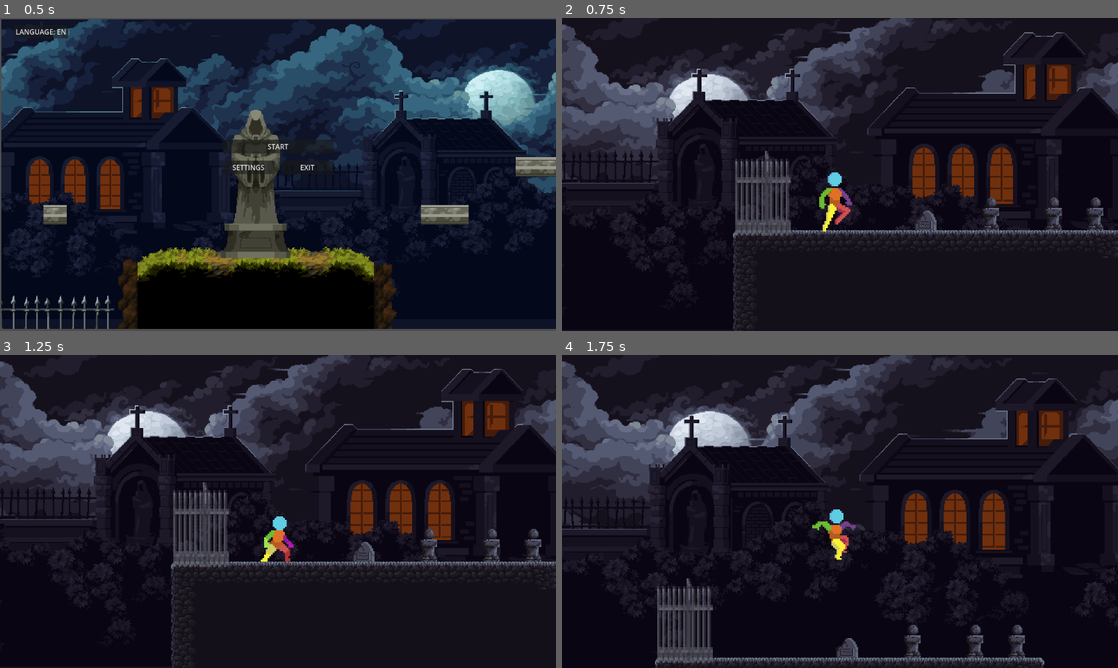
Above: before the commit, frames 1-4 (two rows, left to right).
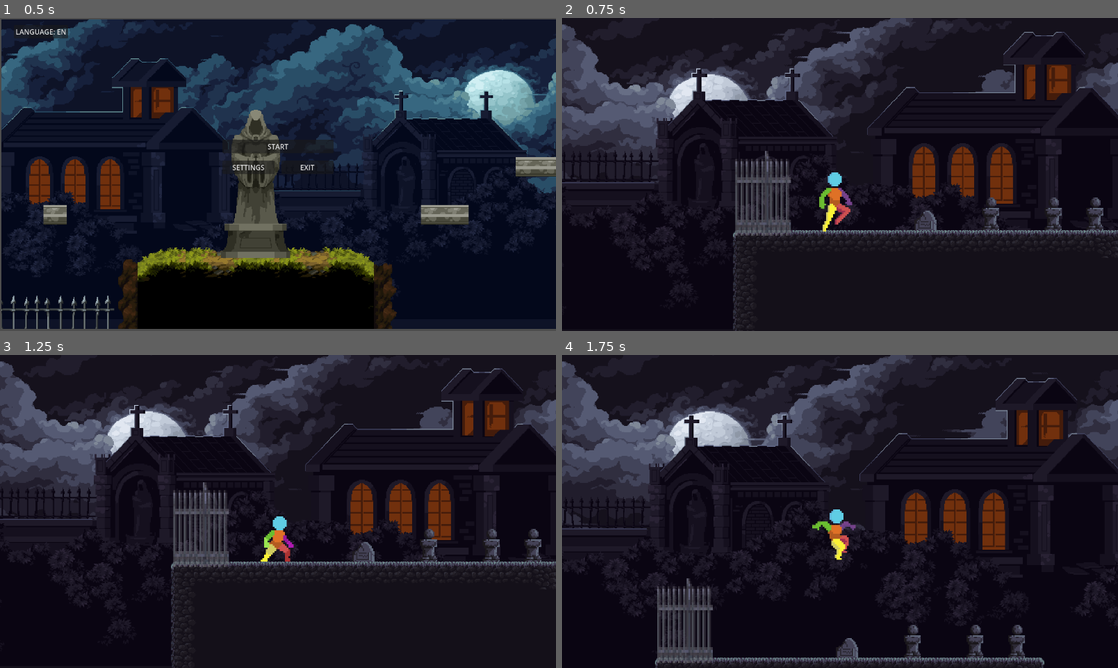
Above: after the commit, the same moments.

Repository: Raphaeldk4/IntoDarkness
Game: Godot game, scene res://scenes/main_menu.tscn
The game is run twice, just before and just after one commit, with the same random seed, the same clock (stepped at 60 frames per second) and the same inputs.
Inputs:
- Up to frame 1 (0.5 s): no input
- Up to frame 2 (0.75 s): click "START" at 0.5 s
- Up to frame 3 (1.25 s): no input
- Up to frame 4 (1.75 s): tap Enter (ui_accept) at 1.25, 1.52 s; hold D (Right) from 1.28 s (still down)

Frame 1 is identical in both runs. In frame 2, 0.5% of the frame differs, in the area x 0-100%, y 4-81%; in frame 3, 0.3%; in frame 4, 0.4%.

Commit message:
Level design
avant mecaniques

Diff:
--- a/scenes/game.tscn
+++ b/scenes/game.tscn
@@ -364,7 +364,7 @@
 sources/3 = SubResource("TileSetAtlasSource_4nucs")
 
 [node name="Game" type="Node2D"]
-position = Vector2(268, 449)
+position = Vector2(270, 455)
 
 [node name="Background2" parent="." instance=ExtResource("1_ml8b5")]
 
@@ -412,7 +412,8 @@
 position = Vector2(-202, 70)
 
 [node name="GateTuto" parent="Gates" instance=ExtResource("4_sxm3j")]
-position = Vector2(2793, 51)
-
-[node name="StaticBody2D" parent="." instance=ExtResource("6_sjjkh")]
-position = Vector2(5625, 69)
+position = Vector2(2791, -361)
+
+[node name="endOfLevel" parent="." instance=ExtResource("6_sjjkh")]
+position = Vector2(5625, -9)
+scale = Vector2(6, 6)
